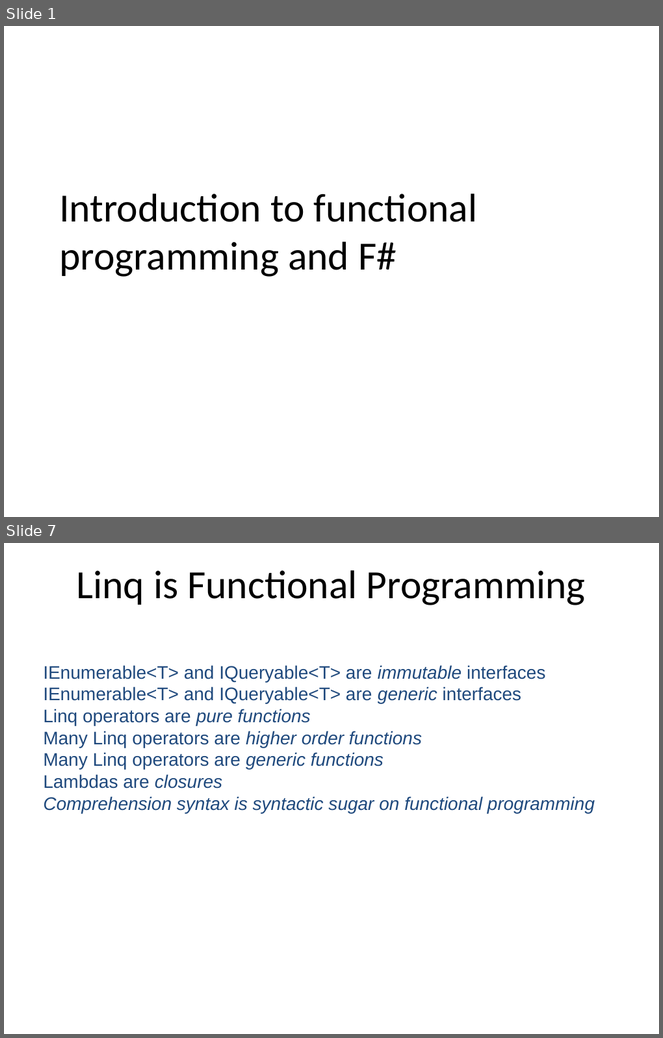
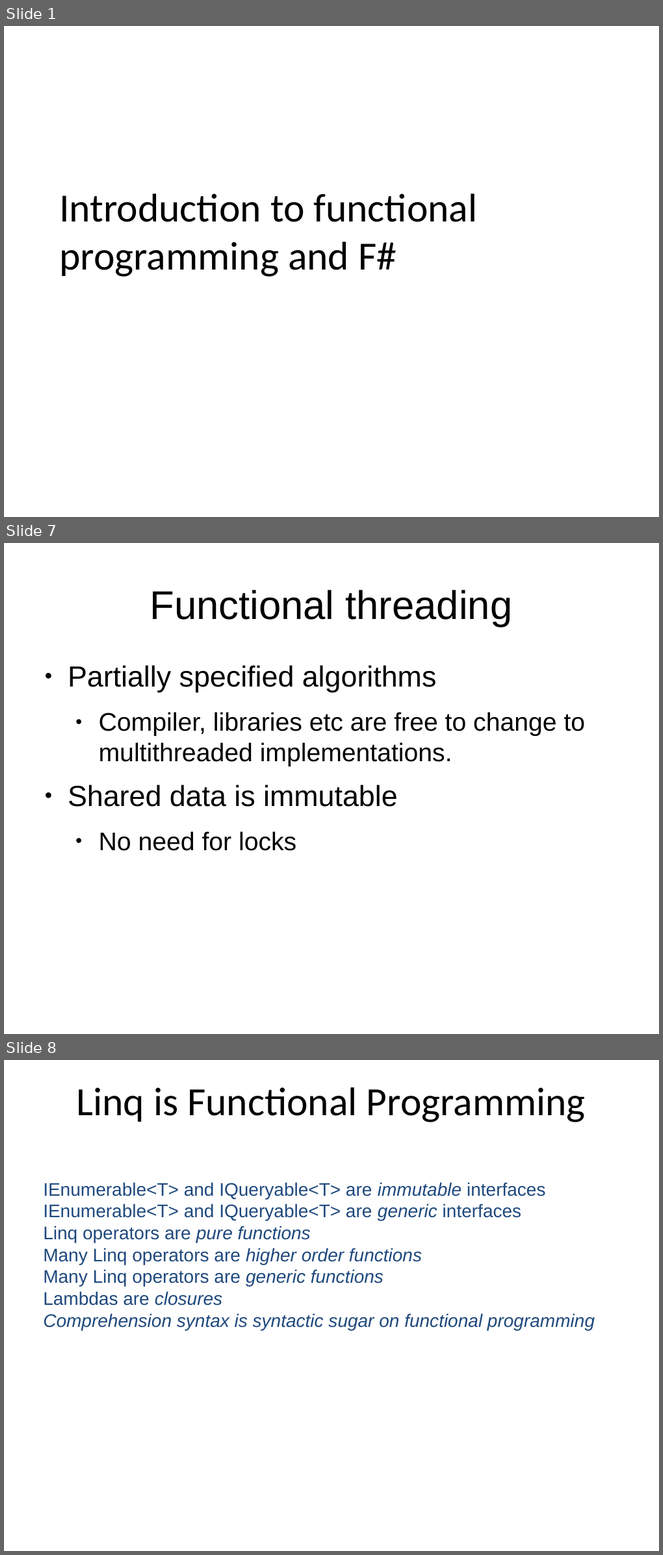
Before and after one commit to mlidbom/FSharpElevate, a slide deck: FSharp2.pptx. Shown one above the other, each under a label of ours: slides 1 and 7 before the commit, slides 1, 7 and 8 after it; the slides between them are not shown. The pictures are 663x1038 and 663x1555 pixels, drawn with LibreOffice and Linux fonts; fonts in the diff are those of the drawing. Boxes give left, top, right and bottom in pixels: in the first picture for what was removed or moved away, otherwise in the second. Text is boxed around its words. In the diff, an @@ line names an element or a change of style, - is before the commit and + after.

```diff
--- a/FSharp2.pptx
+++ b/FSharp2.pptx
@@ slide 7 added at <box>4,543,659,1034</box>, background #FFFFFF @@
@@ title added at <box>150,590,513,627</box>, 44 pt, text #000000 @@
+Functional threading
@@ text added at <box>68,665,586,851</box>, 28 pt, text #000000 @@
+● Partially specified algorithms
+  ● Compiler, libraries etc are free to change to multithreaded implementations.
+● Shared data is immutable
+  ● No need for locks
@@ what was slide 7 is now slide 8 @@
```
Also in this commit, not shown: 3 slides changed, 2 other slides added, 2 slides removed.
